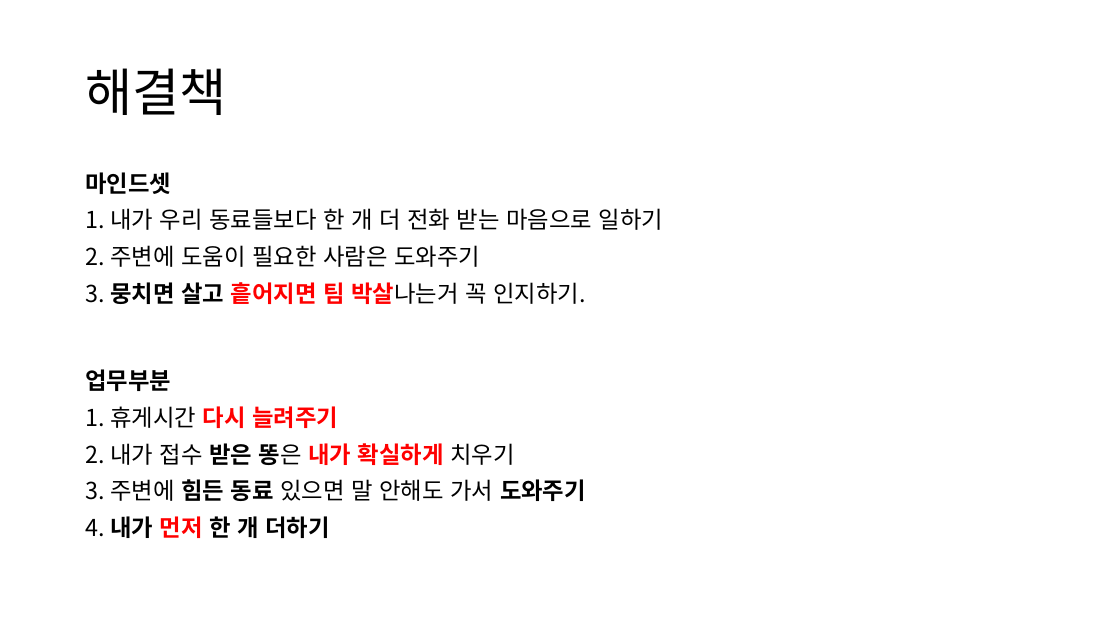
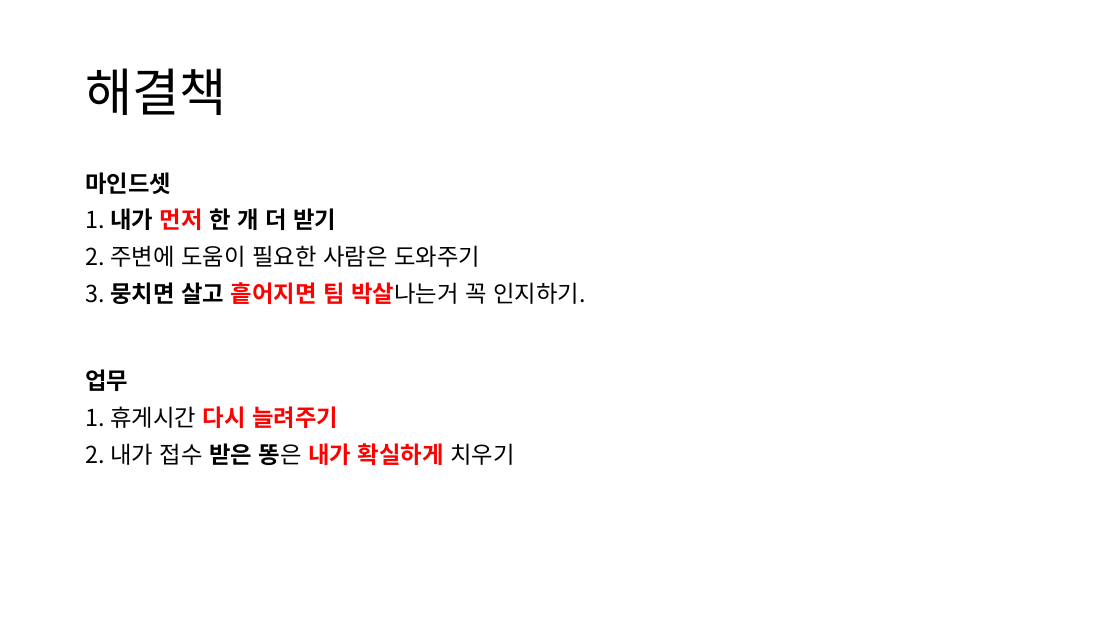
Before and after one commit to Chunopark/fire1, a slide deck: slide 7 of 3팀 상황실 전술.pptx (slide 6 before the commit). Drawn at 1120x630 pixels with LibreOffice and Linux fonts; fonts in the diff are those of the drawing. Boxes give left, top, right and bottom in pixels: in the first picture for what was removed or moved away, otherwise in the second. Text is boxed around its words. In the diff, an @@ line names an element or a change of style, - is before the commit and + after.

```diff
--- a/3팀 상황실 전술.pptx
+++ b/3팀 상황실 전술.pptx
@@ text at <box>85,208,336,230</box>: text changed; bold on @@
-1. 내가 우리 동료들보다 한 개 더 전화 받는 마음으로 일하기
+1. 내가 먼저 한 개 더 받기
@@ text at <box>85,369,128,391</box>: text changed @@
-업무부분
+업무
@@ text at <box>85,479,586,538</box>: paragraphs removed @@
-3. 주변에 힘든 동료 있으면 말 안해도 가서 도와주기
-4. 내가 먼저 한 개 더하기
```
Also in this commit, not shown: 7 other slides changed, 1 slide added.
